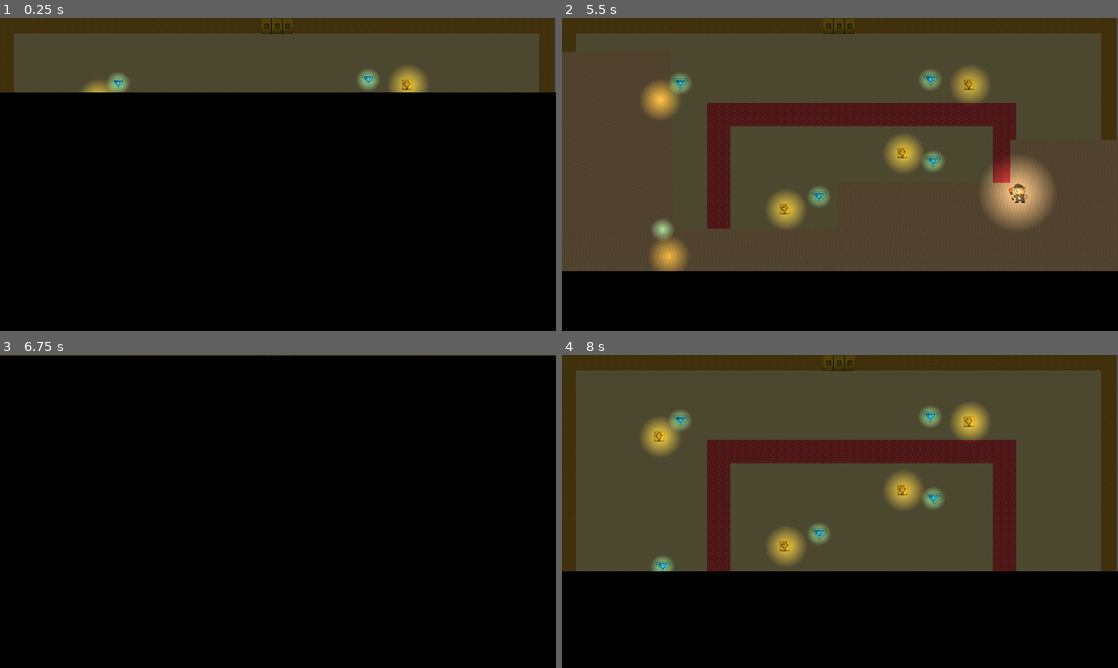
Above: before the commit, frames 1-4 (two rows, left to right).
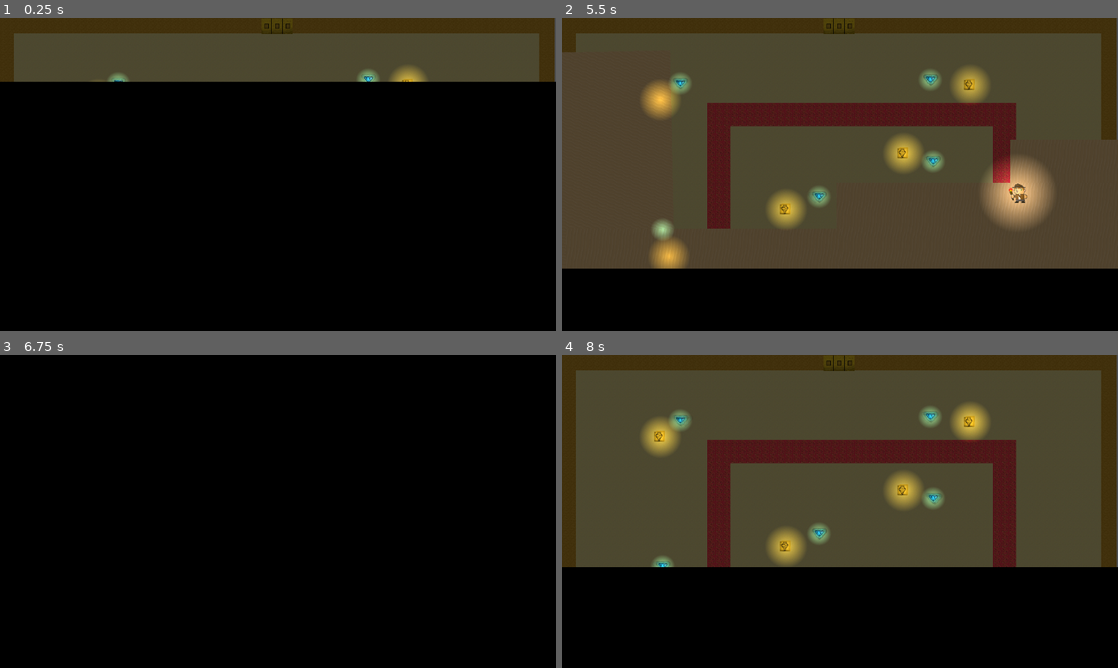
Above: after the commit, the same moments.

Repository: deruitda/LudumDare54
Game: Godot game, scene res://Scenes/prototype_andrew.tscn
The game is run twice, just before and just after one commit, with the same random seed, the same clock (stepped at 60 frames per second) and the same inputs.
Inputs:
- Up to frame 1 (0.25 s): no input
- Up to frame 2 (5.5 s): hold D (right) 0.53-1.28 s; tap Space (dash) every 0.75 s from 0.6 to 5.1 s; hold Down (down) 1.28-2.03 s; hold D (right) 2.03-2.78 s; hold W (up) 2.78-3.53 s; hold Left (left) 3.53-5.03 s; hold Down (down) from 5.03 s (still down)
- Up to frame 3 (6.75 s): release Down (down) at 5.78 s; hold D (right) 5.78-6.53 s; tap Space (dash) at 5.85, 6.6 s; hold W (up) from 6.53 s (still down)
- Up to frame 4 (8 s): tap Enter at 7.25 s; release W (up) at 7.28 s; hold D (right) from 7.28 s (still down); tap Space (dash) at 7.35 s

The runs differ from the first frame. In frame 1, 3.4% of the frame differs, in the area x 0-100%, y 20-24%; in frame 2, 0.9%; in frame 3, 0.2%; in frame 4, 1.3%.

Commit message:
sounds and transition

Diff:
--- a/Scenes/dash_gem.tscn
+++ b/Scenes/dash_gem.tscn
@@ -2,7 +2,7 @@
 
 [ext_resource type="Script" path="res://Scenes/dash_gem.gd" id="1_1vewm"]
 [ext_resource type="Texture2D" uid="uid://b2aafwsm1tydy" path="res://Assets/gem.png" id="2_ypjwp"]
-[ext_resource type="AudioStream" uid="uid://b25et6xs44fr4" path="res://Assets/Sounds/potential_dash_gem_sound.wav" id="3_no4sy"]
+[ext_resource type="AudioStream" uid="uid://b25et6xs44fr4" path="res://Assets/Sounds/dash_gem_acquired_sound.wav" id="3_22a6e"]
 [ext_resource type="PackedScene" uid="uid://w3pxm30hrxu3" path="res://Scenes/dash_glow.tscn" id="4_17u0y"]
 [ext_resource type="PackedScene" path="res://Scenes/flickering_light.tscn" id="5_phj40"]
 
@@ -25,7 +25,7 @@
 texture = ExtResource("2_ypjwp")
 
 [node name="AcquiredAudio" type="AudioStreamPlayer2D" parent="."]
-stream = ExtResource("3_no4sy")
+stream = ExtResource("3_22a6e")
 
 [node name="DashGlow" parent="." instance=ExtResource("4_17u0y")]
 scale_amount_min = 2.0
--- a/Scenes/door.tscn
+++ b/Scenes/door.tscn
@@ -6,7 +6,7 @@
 [ext_resource type="Texture2D" uid="uid://2q68838dxsy2" path="res://Assets/image/door/door-1.png" id="4_cyumf"]
 [ext_resource type="Texture2D" uid="uid://cpftrejak602w" path="res://Assets/image/door/door-tile-set.png" id="5_lbllt"]
 [ext_resource type="Texture2D" uid="uid://bepiq5gl2s5e8" path="res://Assets/image/door/door-2.png" id="5_wg0o1"]
-[ext_resource type="AudioStream" uid="uid://xaq4vl5g7hvk" path="res://Assets/Sounds/potential_door_opening_sound.wav" id="7_mgthn"]
+[ext_resource type="AudioStream" uid="uid://xaq4vl5g7hvk" path="res://Assets/Sounds/door_opening_sound.wav" id="7_5ja2x"]
 
 [sub_resource type="RectangleShape2D" id="RectangleShape2D_ybd1i"]
 size = Vector2(64, 39)
@@ -130,6 +130,6 @@
 autoplay = "closed"
 
 [node name="DoorOpeningAchievementSound" type="AudioStreamPlayer2D" parent="."]
-stream = ExtResource("7_mgthn")
+stream = ExtResource("7_5ja2x")
 
 [connection signal="body_entered" from="." to="." method="_on_body_entered"]
--- a/Scenes/key.tscn
+++ b/Scenes/key.tscn
@@ -4,7 +4,7 @@
 [ext_resource type="Texture2D" uid="uid://dlmv55by6uvj5" path="res://Assets/key-1.png" id="2_ko7n7"]
 [ext_resource type="AudioStream" uid="uid://bb31b8q44o8af" path="res://Assets/Sounds/item_pickup_1.wav" id="3_7fbnp"]
 [ext_resource type="PackedScene" path="res://Scenes/flickering_light.tscn" id="4_sko4f"]
-[ext_resource type="AudioStream" uid="uid://dde6e2n5uoc8m" path="res://Assets/Sounds/dash_gem_acquire.wav" id="5_r6617"]
+[ext_resource type="AudioStream" uid="uid://dde6e2n5uoc8m" path="res://Assets/Sounds/key_acquire.wav" id="5_3b7oy"]
 
 [sub_resource type="RectangleShape2D" id="RectangleShape2D_o3nu0"]
 size = Vector2(45.5, 46.5)
@@ -33,6 +33,6 @@
 color = Color(0.953125, 0.820313, 0.234375, 1)
 
 [node name="KeyAcquiredAudio" type="AudioStreamPlayer2D" parent="."]
-stream = ExtResource("5_r6617")
+stream = ExtResource("5_3b7oy")
 
 [connection signal="body_entered" from="." to="." method="_on_body_entered"]
--- a/Scenes/player.gd
+++ b/Scenes/player.gd
@@ -164,7 +164,8 @@
 func pickup_dash_gem(dash_gem: DashGem):
 	has_dash_gem = true
 	$DashGlow.emitting = true
-	$DashGemAcquired.play()
+	$DashGemAcquiredSound.play()
+	$DashGemAcquiredSound2.play()
 	$DashGemHoldingHum.play()
 
 func pickup_key(key: Key):
--- a/Scenes/player.tscn
+++ b/Scenes/player.tscn
@@ -1,8 +1,9 @@
-[gd_scene load_steps=51 format=3 uid="uid://dgefottiis13l"]
+[gd_scene load_steps=52 format=3 uid="uid://dgefottiis13l"]
 
 [ext_resource type="Script" path="res://Scenes/player.gd" id="1_no7e7"]
-[ext_resource type="AudioStream" uid="uid://b25et6xs44fr4" path="res://Assets/Sounds/potential_dash_gem_sound.wav" id="2_cw4ud"]
-[ext_resource type="AudioStream" uid="uid://dde6e2n5uoc8m" path="res://Assets/Sounds/dash_gem_acquire.wav" id="2_w81mo"]
+[ext_resource type="AudioStream" uid="uid://b25et6xs44fr4" path="res://Assets/Sounds/dash_gem_acquired_sound.wav" id="2_3lmva"]
+[ext_resource type="AudioStream" uid="uid://bjnwqdcd3lieg" path="res://Assets/Sounds/dash_gem_acquired_2.wav" id="3_7c7w1"]
+[ext_resource type="AudioStream" uid="uid://dde6e2n5uoc8m" path="res://Assets/Sounds/key_acquire.wav" id="3_22xs6"]
 [ext_resource type="AudioStream" uid="uid://bw5b5n3v1fxvc" path="res://Assets/Sounds/dash_woosh.wav" id="5_u0qoc"]
 [ext_resource type="Texture2D" uid="uid://c5sm04ln6c384" path="res://Assets/player-sprite-sheet.png" id="6_efsjk"]
 [ext_resource type="AudioStream" uid="uid://b2u0iw7g0b7l0" path="res://Assets/Sounds/dash_gem_hum_1.wav" id="6_ugea4"]
@@ -296,11 +297,15 @@
 position = Vector2(5.38462, 16.3462)
 shape = SubResource("RectangleShape2D_xa5vj")
 
-[node name="DashGemAcquired" type="AudioStreamPlayer2D" parent="."]
-stream = ExtResource("2_cw4ud")
+[node name="DashGemAcquiredSound" type="AudioStreamPlayer2D" parent="."]
+stream = ExtResource("2_3lmva")
+
+[node name="DashGemAcquiredSound2" type="AudioStreamPlayer2D" parent="."]
+stream = ExtResource("3_7c7w1")
+volume_db = -20.0
 
 [node name="KeyAcquired" type="AudioStreamPlayer2D" parent="."]
-stream = ExtResource("2_w81mo")
+stream = ExtResource("3_22xs6")
 
 [node name="DashWoosh" type="AudioStreamPlayer2D" parent="."]
 stream = ExtResource("5_u0qoc")
--- a/Scenes/scene_transition.tscn
+++ b/Scenes/scene_transition.tscn
@@ -15,7 +15,7 @@
 "times": PackedFloat32Array(0, 1),
 "transitions": PackedFloat32Array(1, 1),
 "update": 0,
-"values": [Vector2(-1153, 655), Vector2(-1177, 2)]
+"values": [Vector2(-1153, 655), Vector2(-1191, -27)]
 }
 
 [sub_resource type="Animation" id="Animation_1agyd"]
Not shown, added: Assets/Sounds/dash_gem_acquired_2.wav.import
Not shown, changed: Assets/Sounds/dash_gem_acquired_sound.wav.import
Not shown, added: Assets/Sounds/door_opening_sound.wav.import
Not shown, added: Assets/Sounds/gem_coin.wav.import
Not shown, changed: Assets/Sounds/key_acquire.wav.import
Not shown, removed: Assets/Sounds/potential_door_opening_sound.wav.import
Not shown, added: Assets/Sounds/dash_gem_acquired_2.wav
Not shown, added: Assets/Sounds/dash_gem_acquired_sound.wav
Not shown, added: Assets/Sounds/door_opening_sound.wav
Not shown, added: Assets/Sounds/gem_coin.wav
Not shown, added: Assets/Sounds/key_acquire.wav
